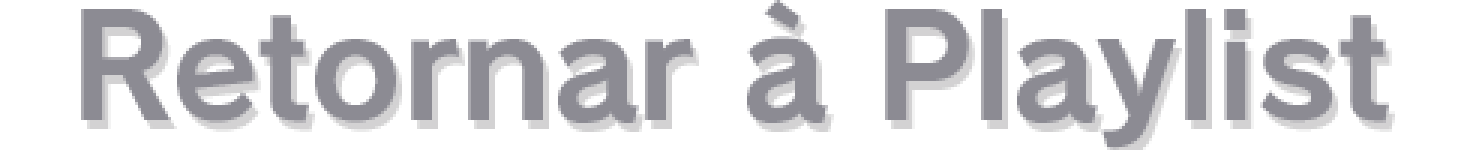
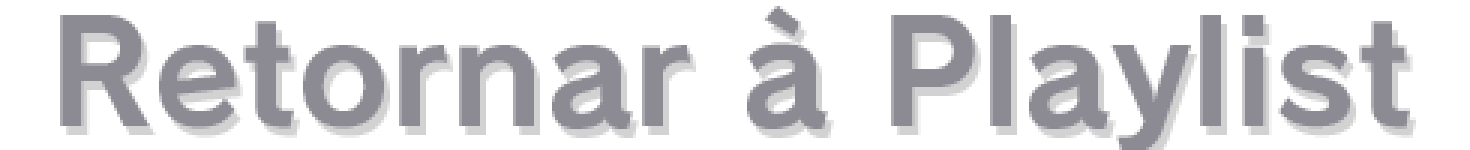
Comparing the layer stacks of the two 1470 x 150 images. Changes:
added layer "Retornar à Playlist V2" above "Return to Playlist V2" over [60, 6, 1410, 150]
hid "Retornar à Playlist" over [81, 0, 1389, 150]
